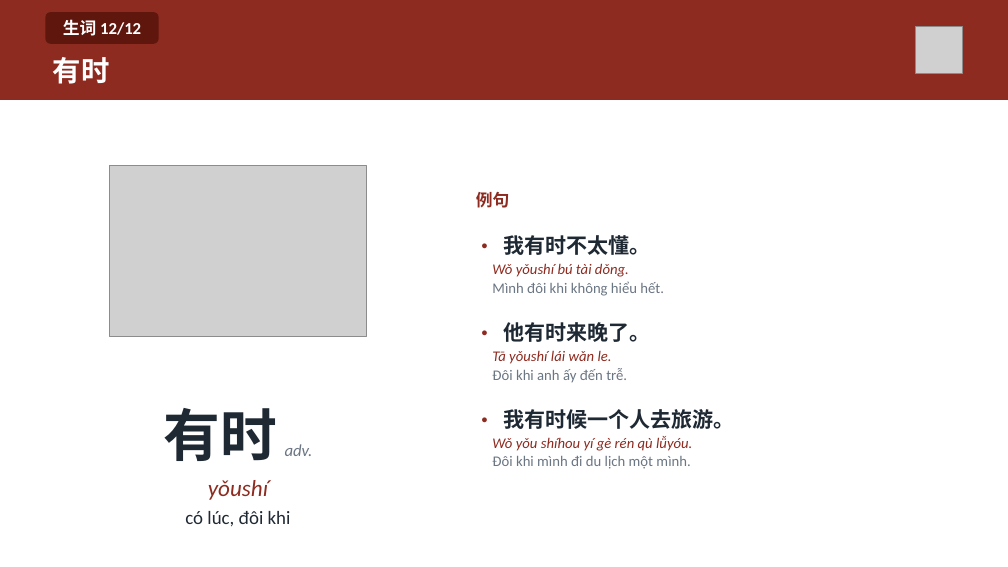
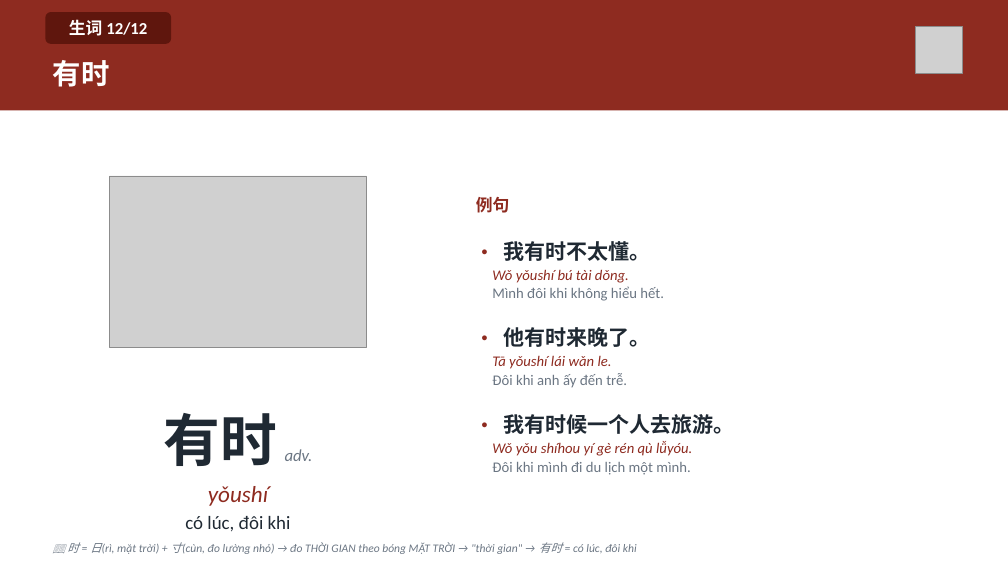
Before and after one commit to HuyenNguyen911/chinese-learning-os, a slide deck: slide 14 of output/hsk2/buoi01_moian_vitquay/slide/Buoi-01-Moian-Vitquay.pptx. Drawn at 1008x567 pixels with LibreOffice and Linux fonts; fonts in the diff are those of the drawing; grey boxes stand for pictures. Boxes give left, top, right and bottom in pixels: in the first picture for what was removed or moved away, otherwise in the second. Text is boxed around its words. In the diff, an @@ line names an element or a change of style, - is before the commit and + after.

```diff
--- a/output/hsk2/buoi01_moian_vitquay/slide/Buoi-01-Moian-Vitquay.pptx
+++ b/output/hsk2/buoi01_moian_vitquay/slide/Buoi-01-Moian-Vitquay.pptx
@@ rectangle: place and size @@
-rectangle at <box>0,0,1008,100</box>
+rectangle at <box>0,0,1008,110</box>
@@ rounded rectangle "生词 12/12": place and size @@
-rounded rectangle "生词 12/12" at <box>45,12,159,44</box>
+rounded rectangle "生词 12/12" at <box>45,12,171,44</box>
@@ text "例句": place and size @@
-text "例句" at <box>476,192,734,469</box>
+text "例句" at <box>476,197,734,475</box>
@@ picture: place and size @@
-picture at <box>110,166,367,337</box>
+picture at <box>110,176,367,348</box>
@@ text "有时 adv.": place and size @@
-text "有时 adv." at <box>164,408,313,526</box>
+text "有时 adv." at <box>164,413,313,531</box>
@@ text added at <box>67,542,637,554</box>, 11 pt, text #6B7683, italic @@
+📖 时 = 日(rì, mặt trời) + 寸(cùn, đo lường nhỏ) → đo THỜI GIAN theo bóng MẶT TRỜI → "thời gian" → 有时 = có lúc, đôi khi
```
Also in this commit, not shown: 24 other slides changed, 16 other files.
